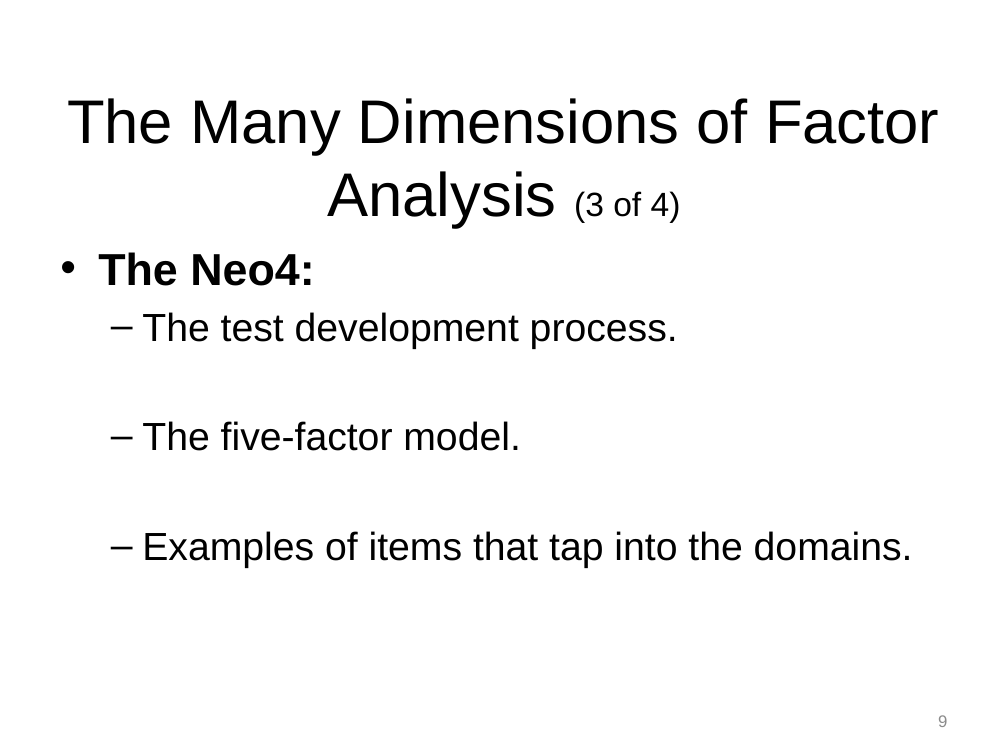
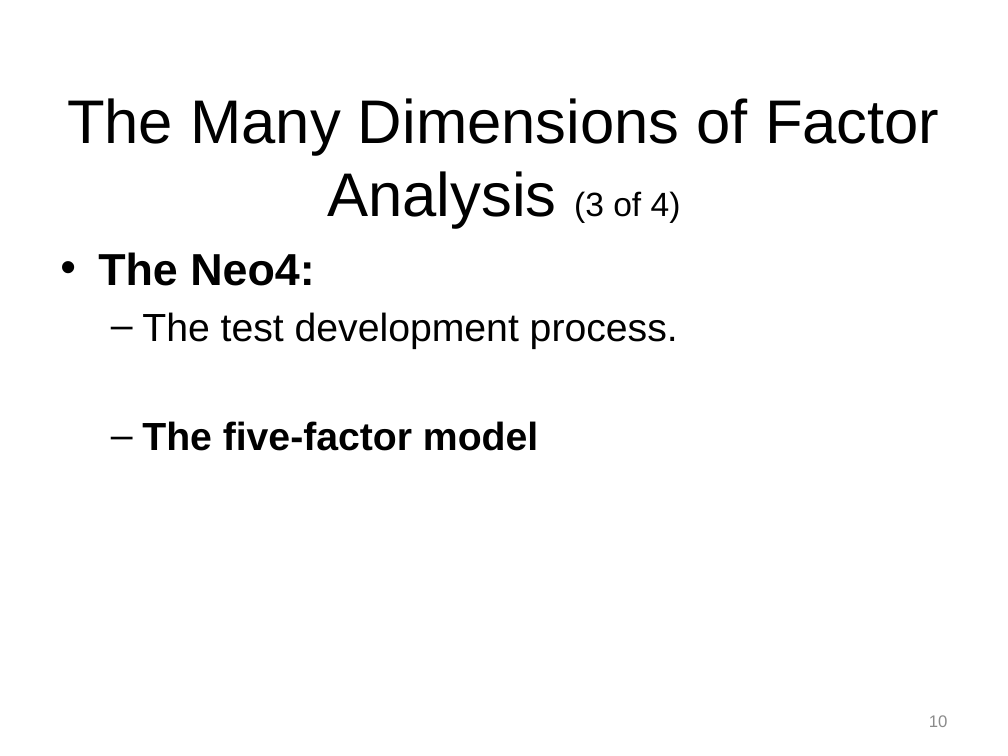
Before and after one commit to npm27/Teaching-Materials, a slide deck: slide 10 of Tests and Eval/Fall 26/Slides/10 Chapter 10.pptx (slide 9 before the commit). Drawn at 1008x756 pixels with LibreOffice and Linux fonts; fonts in the diff are those of the drawing. Boxes give left, top, right and bottom in pixels: in the first picture for what was removed or moved away, otherwise in the second. Text is boxed around its words. In the diff, an @@ line names an element or a change of style, - is before the commit and + after.

```diff
--- a/Tests and Eval/Fall 26/Slides/10 Chapter 10.pptx
+++ b/Tests and Eval/Fall 26/Slides/10 Chapter 10.pptx
@@ text at bbox=[142, 421, 538, 451]: text changed; bold on @@
-  – The five-factor model.
-  – Examples of items that tap into the domains.
+  – The five-factor model
@@ page number at bbox=[929, 715, 948, 727]: text changed @@
-9
+10
```
Also in this commit, not shown: 5 other slides changed, 6 slides added, 2 slides removed, 1 other file.
